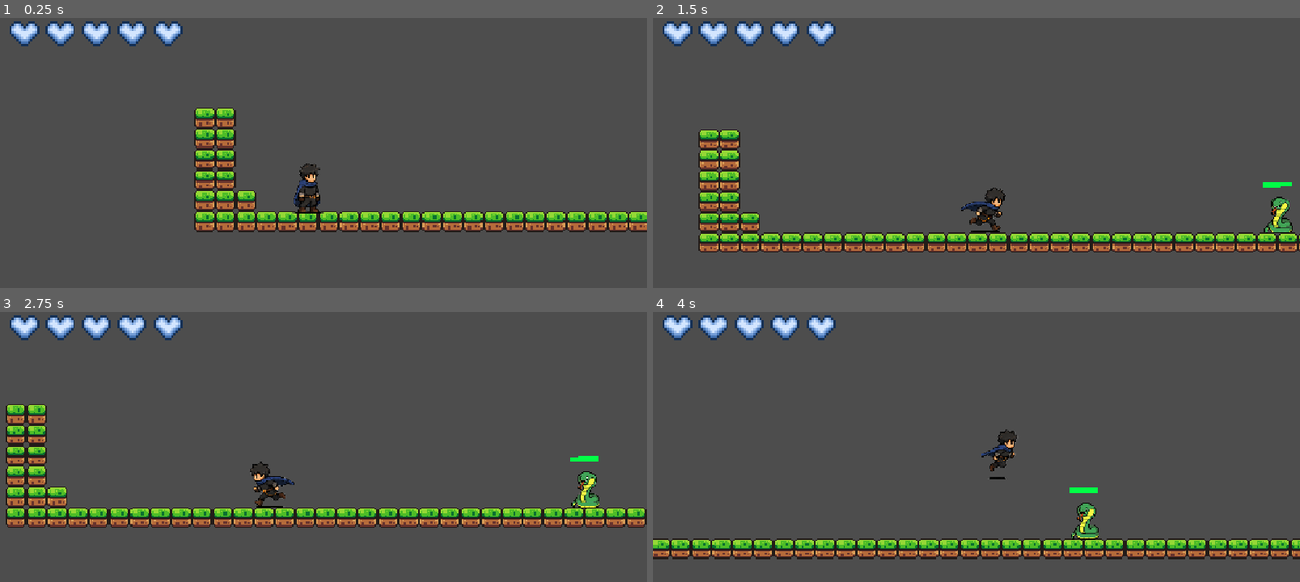
Above: before the commit, frames 1-4 (two rows, left to right).
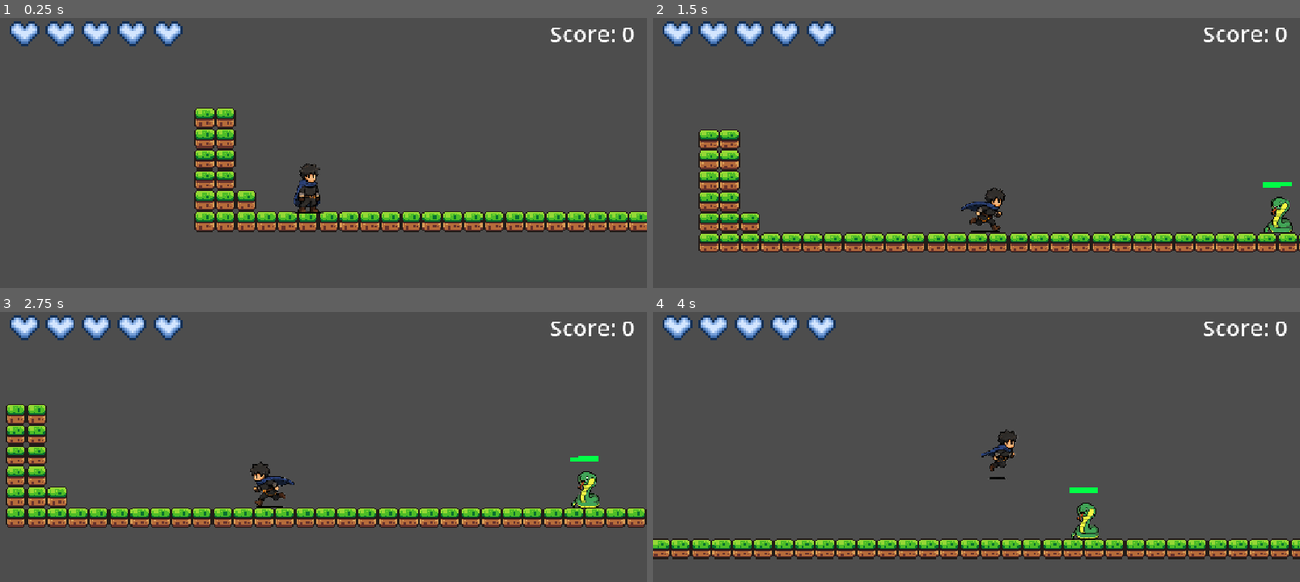
Above: after the commit, the same moments.

Repository: Riel-21/Godot-Game-Project-TCC
Game: Godot game, scene res://Scenes/game.tscn
The game is run twice, just before and just after one commit, with the same random seed, the same clock (stepped at 60 frames per second) and the same inputs.
Inputs:
- Up to frame 1 (0.25 s): no input
- Up to frame 2 (1.5 s): hold Right (move right) from 0.53 s (still down); tap Q (attack) at 0.6 s; tap Space (jump) at 0.77 s; tap F (toggle attack mode) at 1.35 s
- Up to frame 3 (2.75 s): tap Space (jump) at 1.52 s; release Right (move right) at 2.03 s; hold Left (move left) from 2.03 s (still down); tap Q (attack) at 2.1 s
- Up to frame 4 (4 s): release Left (move left) at 2.78 s; hold Right (move right) from 2.78 s (still down); tap F (toggle attack mode) at 2.85 s; tap Space (jump) at 3.02, 3.77 s; tap Q (attack) at 3.6 s

The runs differ from the first frame. In frame 1, 0.3% of the frame differs, in the area x 85-98%, y 3-9%; in frame 2, 0.3%; in frame 3, 0.3%; in frame 4, 0.3%.

Commit message:
Added Score when an enemy gets killed

Diff:
--- a/Scenes/game.tscn
+++ b/Scenes/game.tscn
@@ -2,6 +2,7 @@
 
 [ext_resource type="PackedScene" uid="uid://be8qbmt0fe144" path="res://Scenes/player.tscn" id="1_ebmjs"]
 [ext_resource type="PackedScene" uid="uid://bvu5xnddp5ug2" path="res://Scenes/tile_map.tscn" id="2_qxrlw"]
+[ext_resource type="Script" uid="uid://rra5pcu5rcl5" path="res://Scripts/score_lable.gd" id="2_wowpa"]
 [ext_resource type="Texture2D" uid="uid://bta1afmtr8b4b" path="res://Assets/sprites/world_tileset.png" id="3_wrm1d"]
 [ext_resource type="PackedScene" uid="uid://ctqm11ullb5j7" path="res://Scenes/snake.tscn" id="4_3dryh"]
 
@@ -152,6 +153,19 @@
 zoom = Vector2(2.3, 2.3)
 position_smoothing_enabled = true
 
+[node name="Score" type="CanvasLayer" parent="Player/Camera2D" unique_id=927331608]
+
+[node name="Score Lable" type="Label" parent="Player/Camera2D/Score" unique_id=1994793102]
+anchors_preset = 1
+anchor_left = 1.0
+anchor_right = 1.0
+offset_left = -173.0
+offset_right = -11.0
+offset_bottom = 63.0
+grow_horizontal = 0
+theme_override_font_sizes/font_size = 40
+script = ExtResource("2_wowpa")
+
 [node name="TileMap" parent="." unique_id=321276071 instance=ExtResource("2_qxrlw")]
 position = Vector2(193, 61)
 tile_set = SubResource("TileSet_wowpa")
--- /dev/null
+++ b/Scripts/score_lable.gd
@@ -0,0 +1,4 @@
+extends Label
+
+func _process(delta: float) -> void:
+	text = "Score: " + str(ScoreManager.score)
--- /dev/null
+++ b/Scripts/score_manager.gd
@@ -0,0 +1,7 @@
+extends Node
+
+var score: int = 0
+
+func add_score(amount: int) -> void:
+	score += amount
+	print ("Current score: ", score)
--- a/Scripts/snake.gd
+++ b/Scripts/snake.gd
@@ -33,6 +33,7 @@
 	print("ProgressBar value:", health_bar.value)
 
 	if health <= 0:
+		ScoreManager.add_score(5)
 		queue_free()
 
 @export var snake_poision_projectile_scene: PackedScene
--- a/project.godot
+++ b/project.godot
@@ -14,6 +14,10 @@
 run/main_scene="uid://yicge48108e0"
 config/features=PackedStringArray("4.7", "GL Compatibility")
 config/icon="res://icon.svg"
+
+[autoload]
+
+ScoreManager="*uid://cx84egr7sg8n6"
 
 [display]
 
Not shown, added: Scripts/score_lable.gd.uid
Not shown, added: Scripts/score_manager.gd.uid
